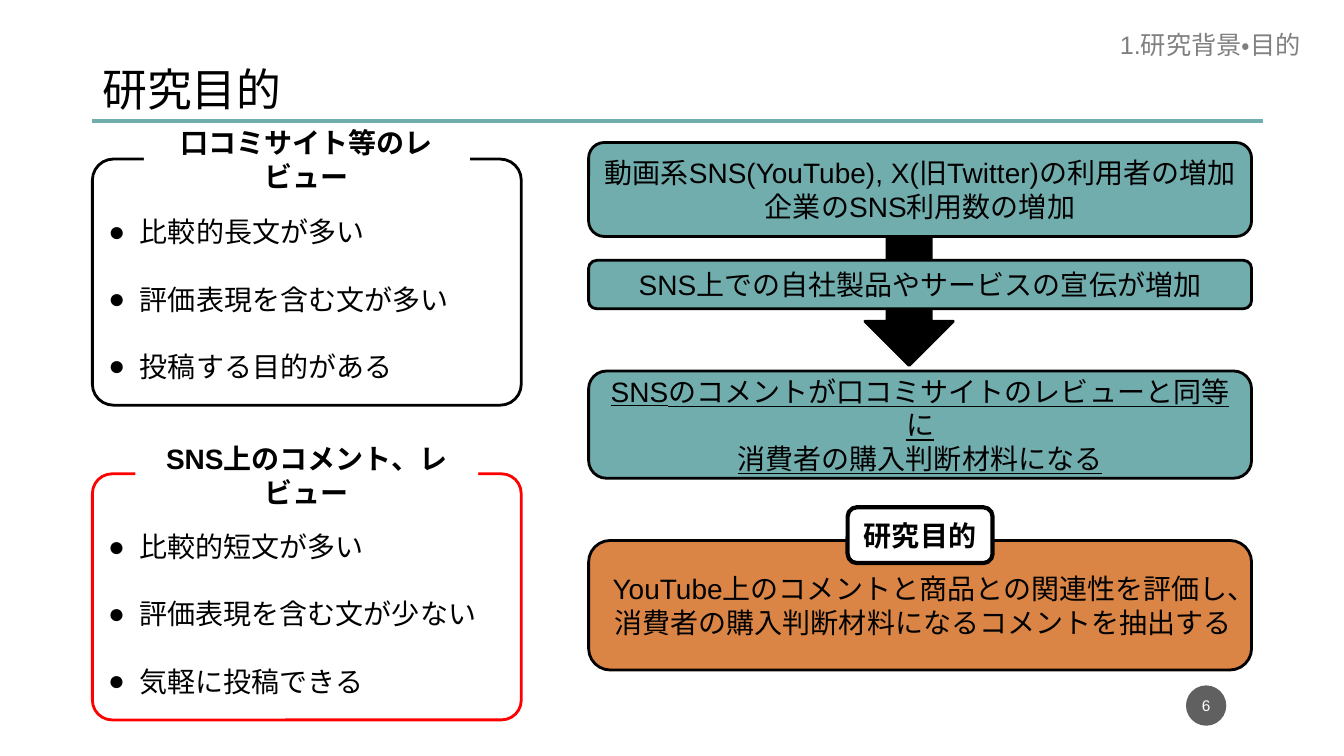
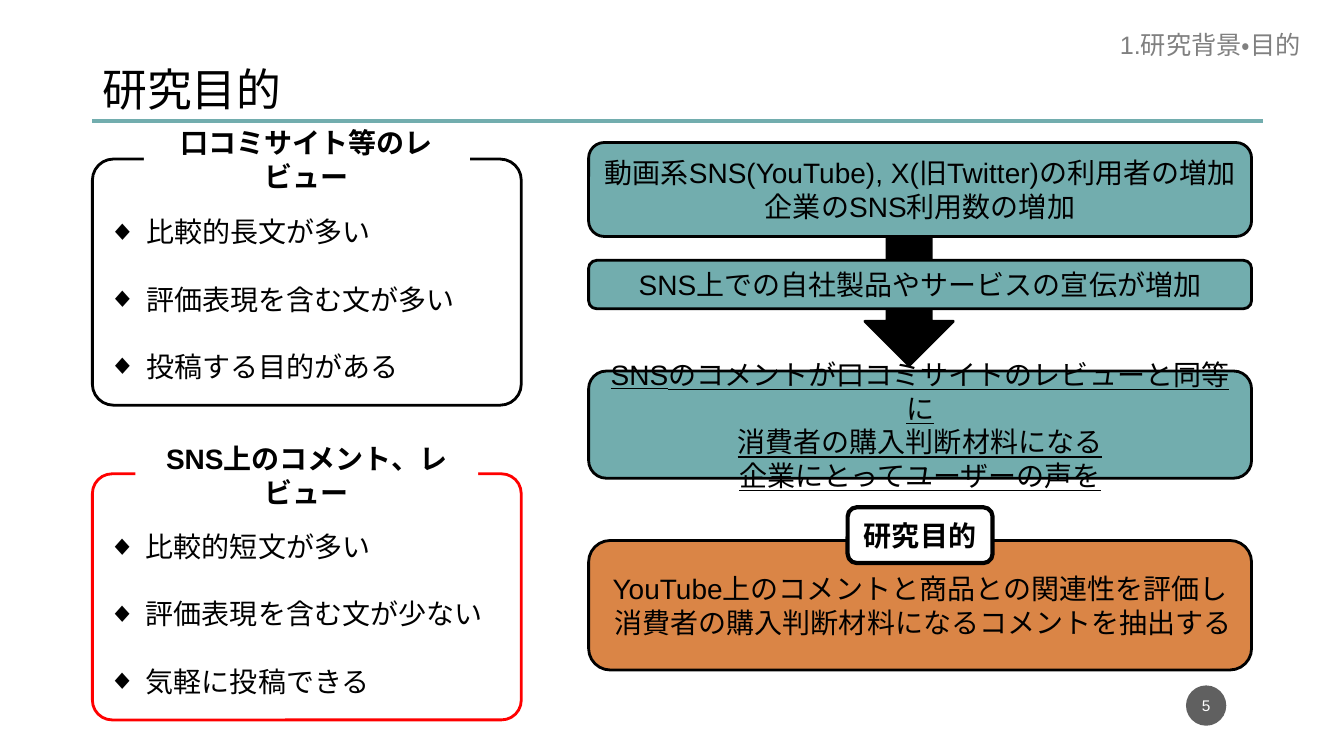
Before and after one commit to dora937nishikori/investigation, a slide deck: slide 5 of 修論/修論発表資料.pptx (slide 6 before the commit). Drawn at 1344x756 pixels with LibreOffice and Linux fonts; fonts in the diff are those of the drawing. Boxes give left, top, right and bottom in pixels: in the first picture for what was removed or moved away, otherwise in the second. Text is boxed around its words. In the diff, an @@ line names an element or a change of style, - is before the commit and + after.

```diff
--- a/修論/修論発表資料.pptx
+++ b/修論/修論発表資料.pptx
@@ rounded rectangle "比較的長文が多い" at bbox=[93, 159, 521, 405]: bullet ● to ◆ @@
@@ rounded rectangle "比較的短文が多い" at bbox=[93, 474, 521, 720]: bullet ● to ◆ @@
@@ text in rounded rectangle at bbox=[739, 462, 1101, 494]: paragraph added @@
+企業にとってユーザーの声を
@@ text in rounded rectangle at bbox=[613, 577, 1228, 602]: text changed @@
-YouTube上のコメントと商品との関連性を評価し、
+YouTube上のコメントと商品との関連性を評価し
@@ page number at bbox=[1202, 700, 1211, 711]: text changed @@
-6
+5
```
Also in this commit, not shown: 5 other slides changed, 8 slides added, 2 slides removed, 7 other files.
